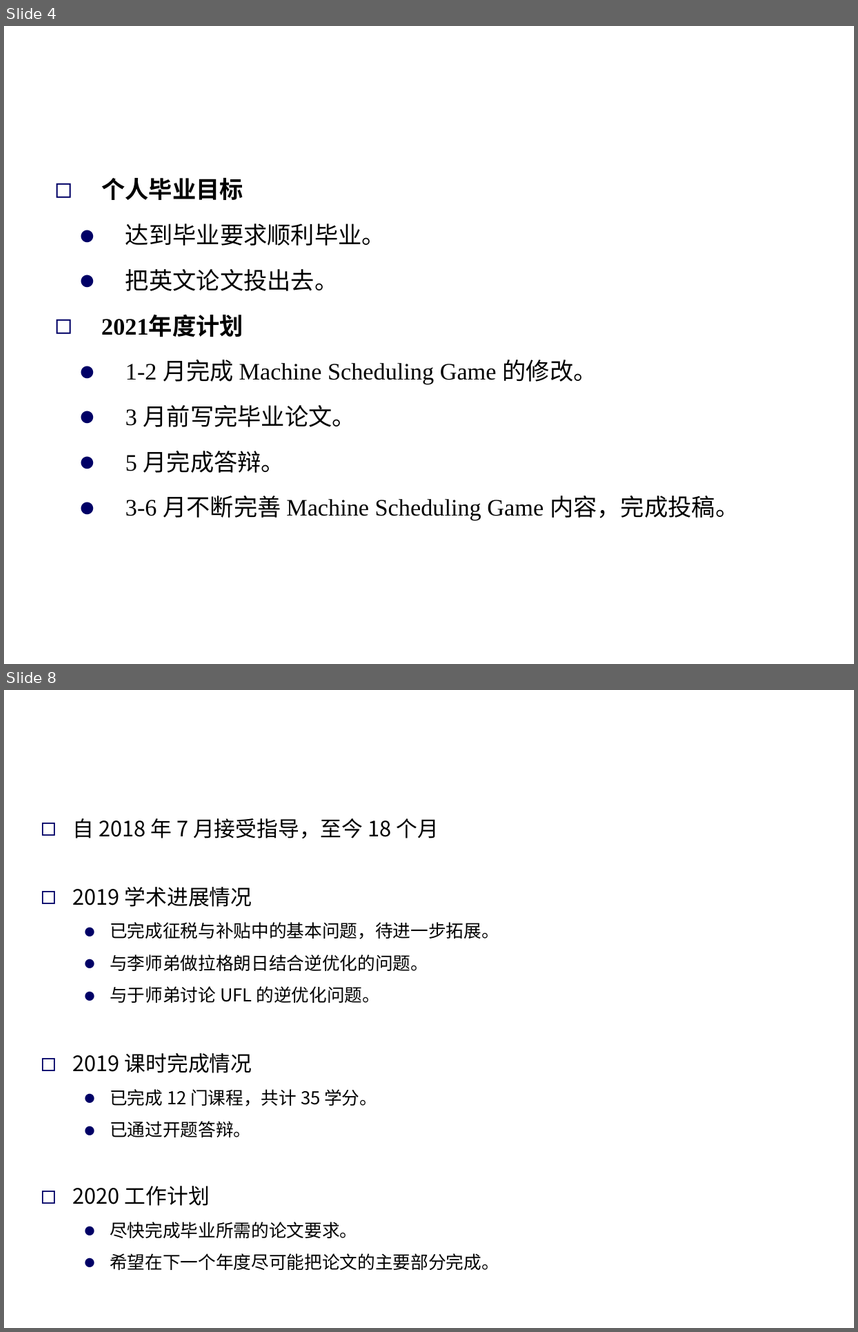
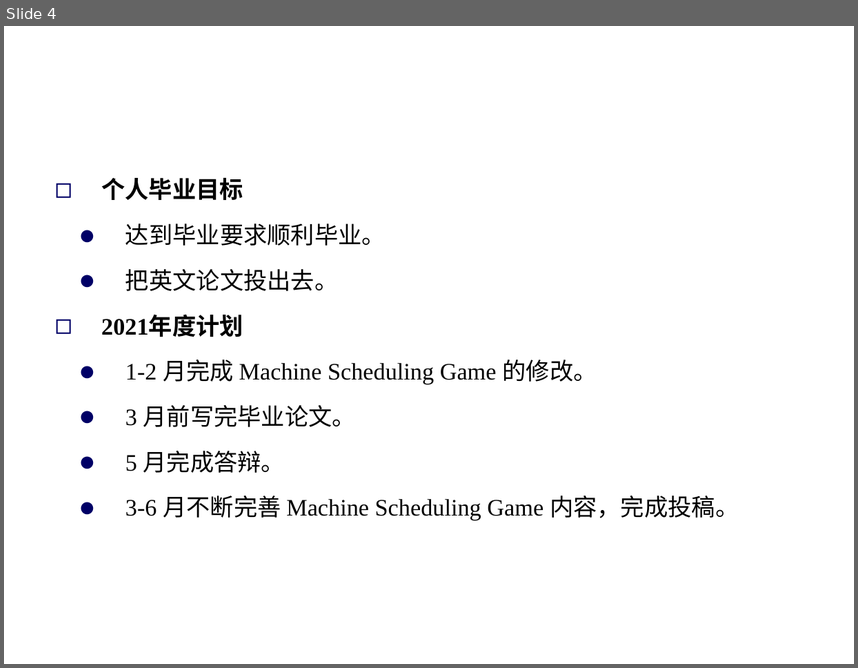
Before and after one commit to Dis-count/Writing, a slide deck: 2020年度总结lzk.ppt. Shown one above the other, each under a label of ours: slides 4 and 8 before the commit, slide 4 after it; the slides between them are not shown. The pictures are 858x1332 and 858x668 pixels, drawn with LibreOffice and Linux fonts; fonts in the diff are those of the drawing; background and template pictures are left out. Boxes give left, top, right and bottom in pixels: in the first picture for what was removed or moved away, otherwise in the second. Text is boxed around its words. In the diff, an @@ line names an element or a change of style, - is before the commit and + after.

```diff
--- a/2020年度总结lzk.ppt
+++ b/2020年度总结lzk.ppt
@@ slide 8 removed at [4, 690, 854, 1328], background picture (left out) @@
@@ title removed at [4, 690, 457, 782] @@
-汇报人：李子慷
@@ text removed at [72, 818, 499, 1270] @@
-◻ 自 2018 年 7 月接受指导，至今 18 个月
-◻ 2019 学术进展情况
-  ● 已完成征税与补贴中的基本问题，待进一步拓展。
-  ● 与李师弟做拉格朗日结合逆优化的问题。
-  ● 与于师弟讨论 UFL 的逆优化问题。
-◻ 2019 课时完成情况
-  ● 已完成 12 门课程，共计 35 学分。
-  ● 已通过开题答辩。
-◻ 2020 工作计划
-  ● 尽快完成毕业所需的论文要求。
-  ● 希望在下一个年度尽可能把论文的主要部分完成。
```
Also in this commit, not shown: 2 slides changed, 4 other slides removed, 2 other files.
